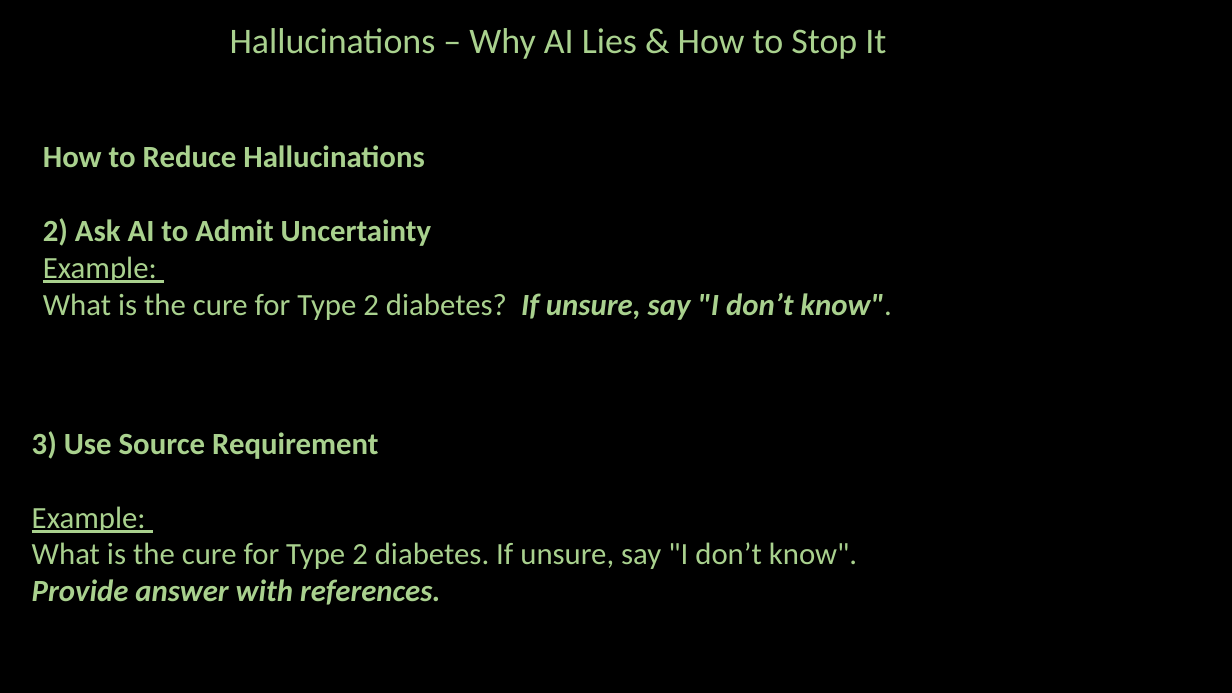
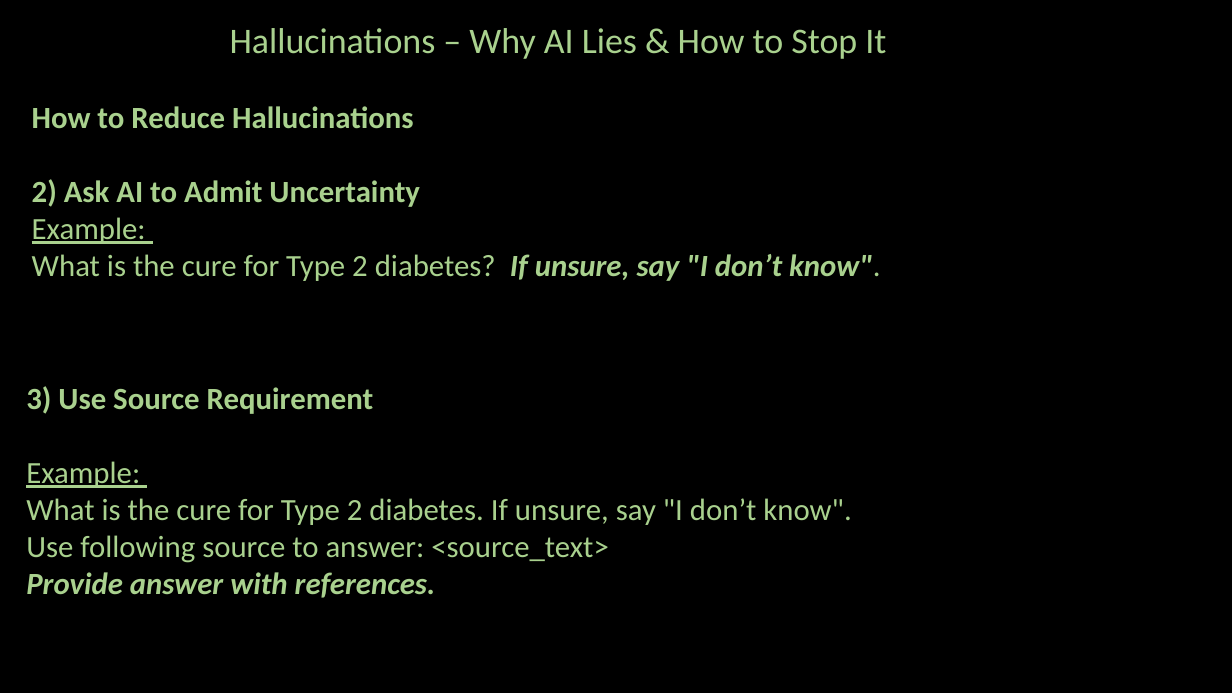
Before and after one commit to ash322ash422/youtube, a slide deck: slide 11 of prompt_engineering/pe-1-basics_Tokenization_Hallucinations_PromptFormula_v2.pptx. Drawn at 1232x693 pixels with LibreOffice and Linux fonts; fonts in the diff are those of the drawing; background and template pictures are left out. Boxes give left, top, right and bottom in pixels: in the first picture for what was removed or moved away, otherwise in the second. Text is boxed around its words. In the diff, an @@ line names an element or a change of style, - is before the commit and + after.

```diff
--- a/prompt_engineering/pe-1-basics_Tokenization_Hallucinations_PromptFormula_v2.pptx
+++ b/prompt_engineering/pe-1-basics_Tokenization_Hallucinations_PromptFormula_v2.pptx
@@ text "How to Reduce Hallucinations": place and size @@
-text "How to Reduce Hallucinations" at (43, 145, 892, 320)
+text "How to Reduce Hallucinations" at (32, 106, 881, 281)
@@ text "3) Use Source Requirement": place and size @@
-text "3) Use Source Requirement" at (32, 431, 857, 605)
+text "3) Use Source Requirement" at (26, 386, 851, 598)
@@ text at (26, 535, 609, 563): paragraph added @@
+Use following source to answer: <source_text>
```
Also in this commit, not shown: 6 other slides changed, 11 other files.
